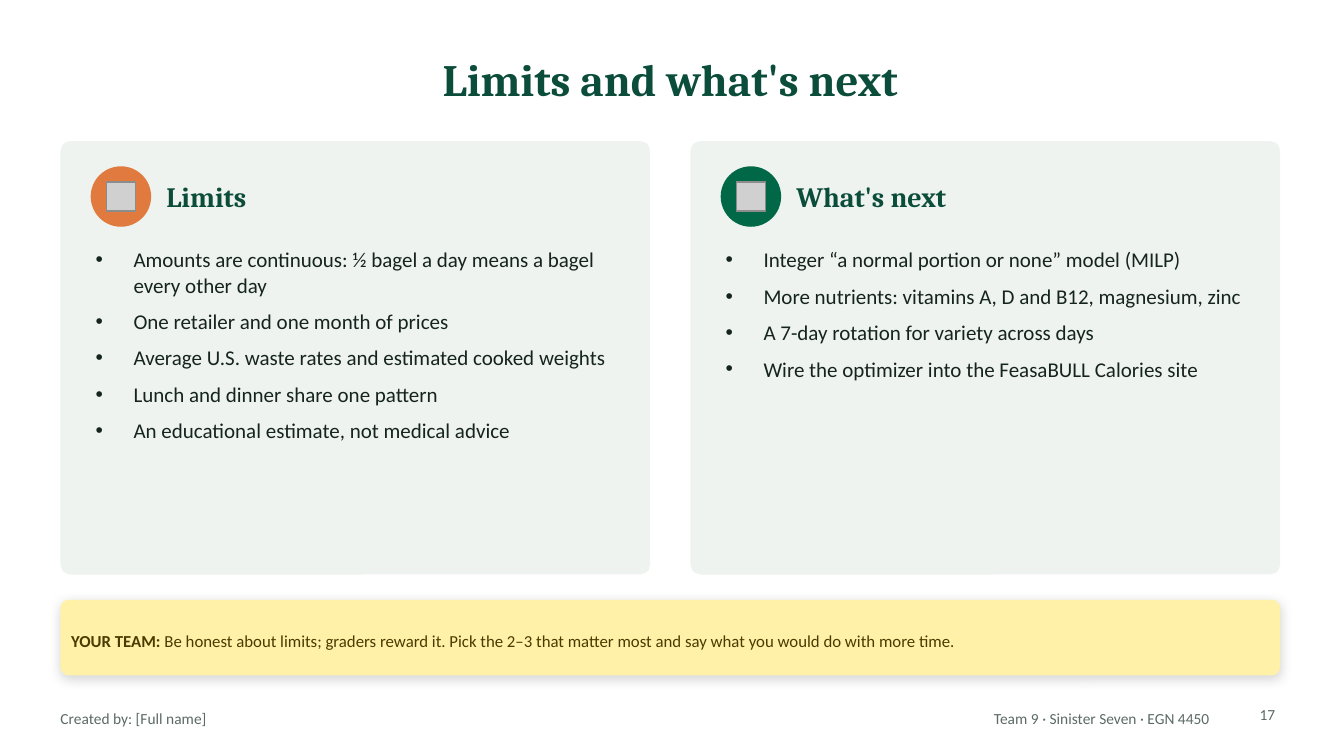
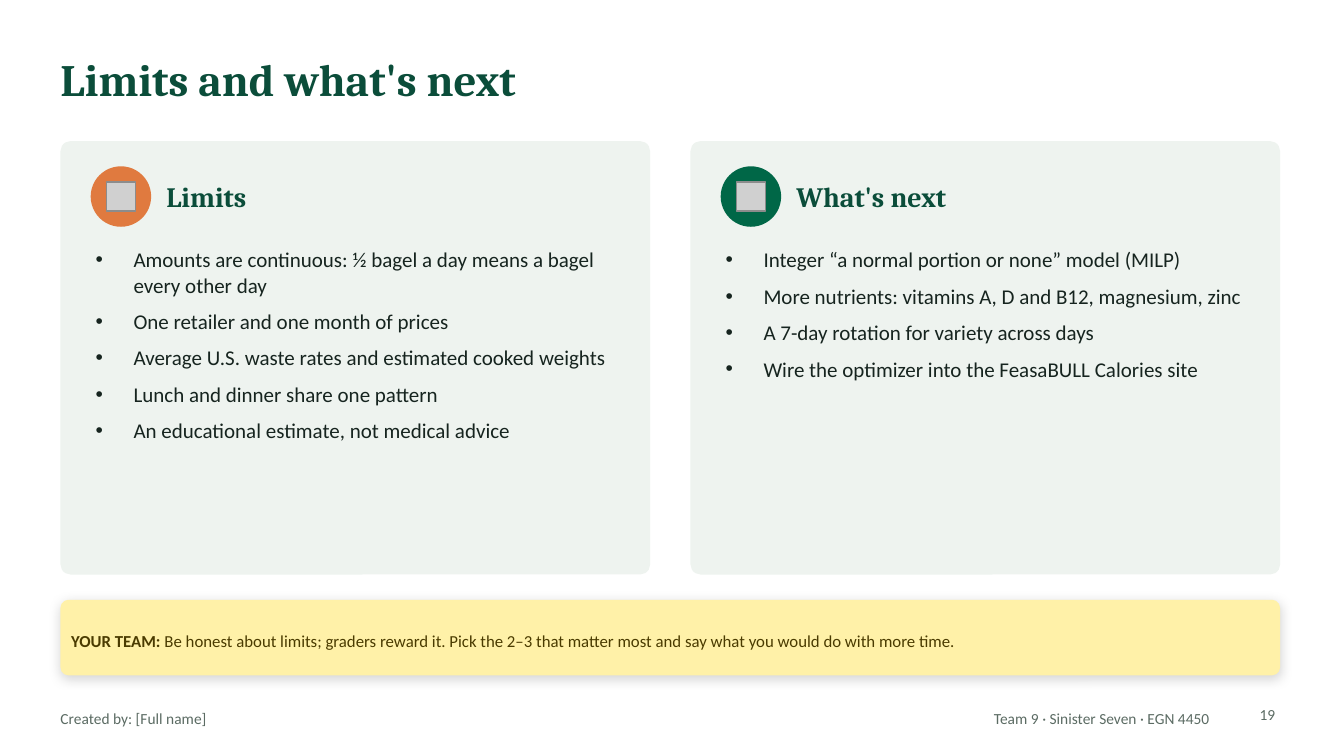
Before and after one commit to ekbaker58/feasabull-diet-optimizer, a slide deck: slide 19 of presentation/FeasaBULL_Final_Presentation_TEMPLATE.pptx (slide 17 before the commit). Drawn at 1344x756 pixels with LibreOffice and Linux fonts; fonts in the diff are those of the drawing; grey boxes stand for pictures. Boxes give left, top, right and bottom in pixels: in the first picture for what was removed or moved away, otherwise in the second. Text is boxed around its words. In the diff, an @@ line names an element or a change of style, - is before the commit and + after.

```diff
--- a/presentation/FeasaBULL_Final_Presentation_TEMPLATE.pptx
+++ b/presentation/FeasaBULL_Final_Presentation_TEMPLATE.pptx
@@ title "Limits and what's next" at (60,64,516,97): alignment centre to left @@
@@ page number at (1260,710,1276,720): text changed @@
-17
+19
```
Also in this commit, not shown: 19 other slides changed, 4 slides added, 2 slides removed.
